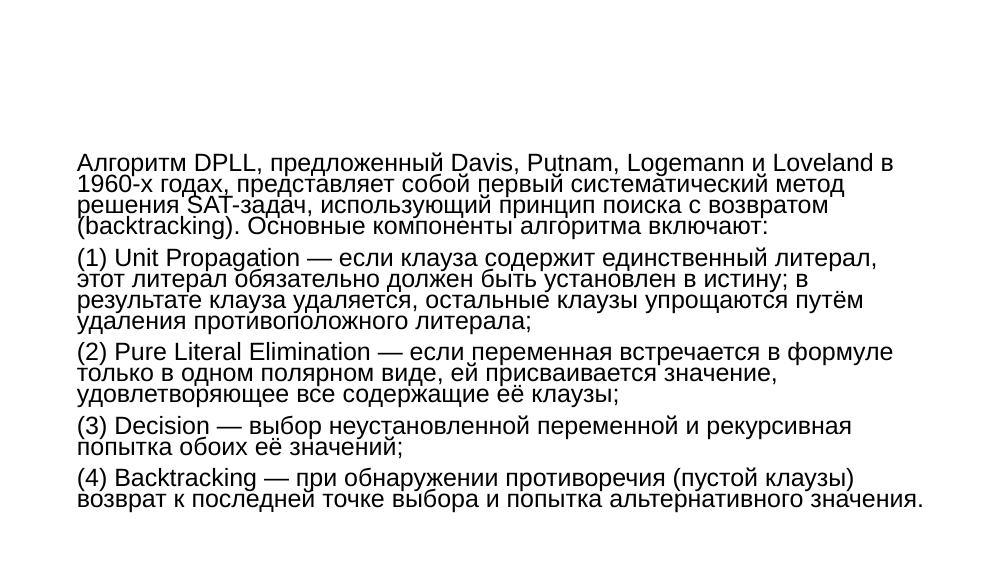
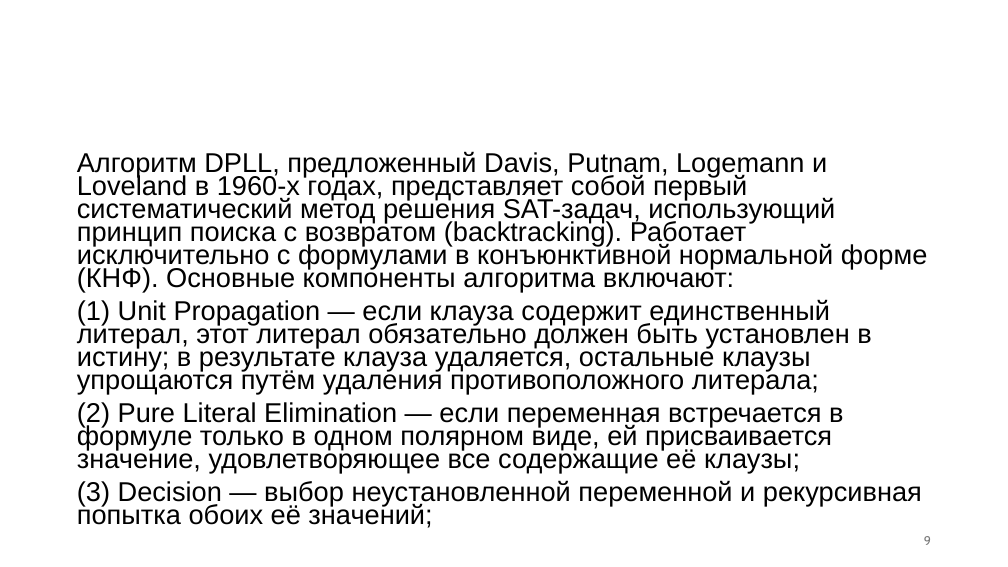
Before and after one commit to PlatonBarchenkov/SAT_Solver, a slide deck: slide 9 of SAT-решатели (презентация).pptx. Drawn at 1008x567 pixels with LibreOffice and Linux fonts; fonts in the diff are those of the drawing; background and template pictures are left out. Boxes give left, top, right and bottom in pixels: in the first picture for what was removed or moved away, otherwise in the second. Text is boxed around its words. In the diff, an @@ line names an element or a change of style, - is before the commit and + after.

```diff
--- a/SAT-решатели (презентация).pptx
+++ b/SAT-решатели (презентация).pptx
@@ text at [77,151,927,292]: text changed; size 23.8 to 25.9 pt @@
-Алгоритм DPLL, предложенный Davis, Putnam, Logemann и Loveland в 1960-х годах, представляет собой первый систематический метод решения SAT-задач, использующий принцип поиска с возвратом (backtracking). Основные компоненты алгоритма включают:
+Алгоритм DPLL, предложенный Davis, Putnam, Logemann и Loveland в 1960-х годах, представляет собой первый систематический метод решения SAT-задач, использующий принцип поиска с возвратом (backtracking). Работает исключительно с формулами в конъюнктивной нормальной форме (КНФ). Основные компоненты алгоритма включают:
@@ text at [77,299,922,528]: size 23.8 to 25.9 pt in "(1) Unit Propagation — если клауза содержит ...", "(2) Pure Literal Elimination — если переменная ...", "(3) Decision — выбор неустановленной переменной и ..." @@
@@ text at [77,467,924,513]: paragraph removed @@
-(4) Backtracking — при обнаружении противоречия (пустой клаузы) возврат к последней точке выбора и попытка альтернативного значения.
@@ page number added at [924,536,931,545], 12 pt, text #797979 @@
+9
```
Also in this commit, not shown: 32 other slides changed, 2 slides added, 1 slide removed, 1 other file.
